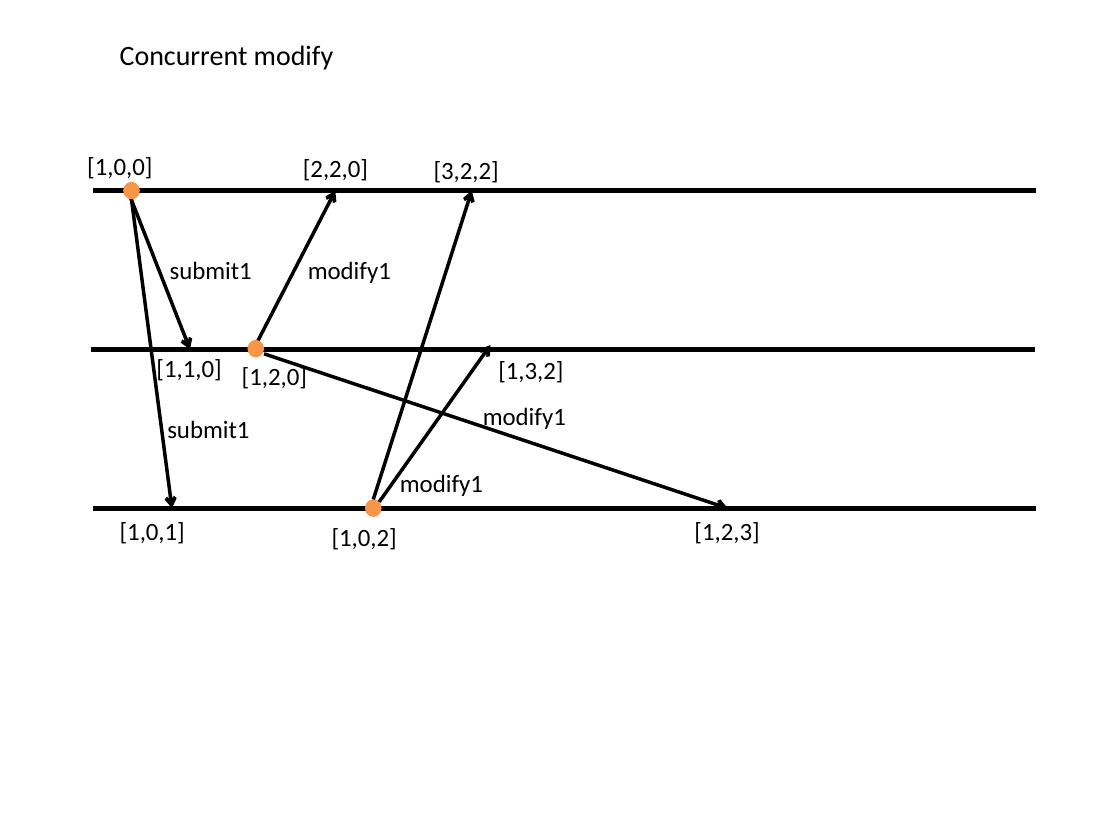
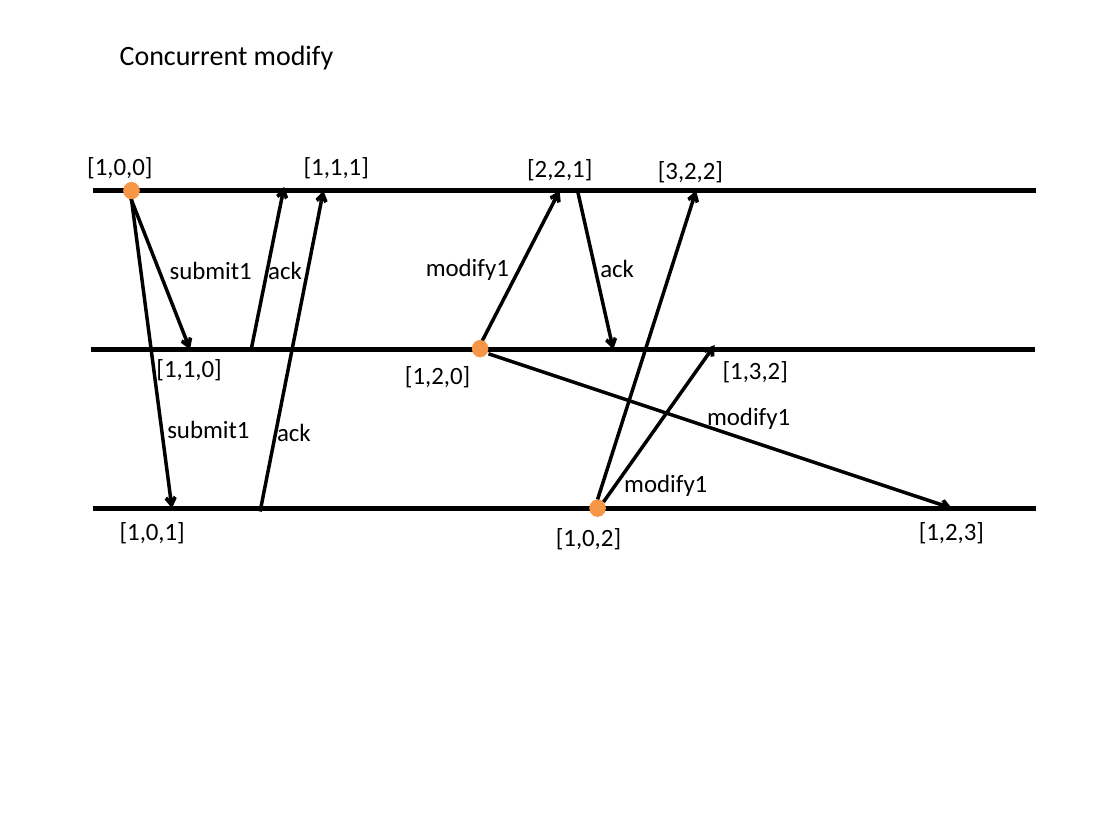
Before and after one commit to tjeromin/Distributed-Systems, a slide deck: slide 2 of Lab3/Slides, etc/vector_clocks_timeline.pptx. Drawn at 1120x840 pixels with LibreOffice and Linux fonts; fonts in the diff are those of the drawing. Boxes give left, top, right and bottom in pixels: in the first picture for what was removed or moved away, otherwise in the second. Text is boxed around its words. In the diff, an @@ line names an element or a change of style, - is before the commit and + after.

```diff
--- a/Lab3/Slides, etc/vector_clocks_timeline.pptx
+++ b/Lab3/Slides, etc/vector_clocks_timeline.pptx
@@ text added at [304, 157, 369, 179], 16 pt, text #000000 @@
+[1,1,1]
@@ text at [527, 159, 592, 181]: text changed @@
-[2,2,0]
+[2,2,1]
@@ arrow added from (251, 349) to (284, 187), #000000 2.25 pt @@
@@ arrow added from (260, 512) to (324, 190), #000000 2.25 pt @@
@@ 6 texts, 4 arrows, 2 ellipses: place and size @@
-6 texts, 4 arrows, 2 ellipses at [248, 161, 759, 550]
+6 texts, 4 arrows, 2 ellipses at [472, 161, 984, 550]
@@ arrow added from (577, 189) to (614, 349), #000000 2.25 pt @@
@@ text added at [268, 259, 302, 280], 16 pt, text #000000 @@
+ack
@@ text "modify1": place and size @@
-text "modify1" at [308, 261, 391, 283]
+text "modify1" at [426, 258, 509, 280]
@@ text added at [600, 259, 634, 277], 16 pt, text #000000 @@
+ack
@@ text "[1,2,0]": place and size @@
-text "[1,2,0]" at [242, 365, 307, 389]
+text "[1,2,0]" at [405, 366, 470, 388]
@@ text added at [277, 421, 311, 442], 16 pt, text #000000 @@
+ack
```
Also in this commit, not shown: 2 other slides changed.
